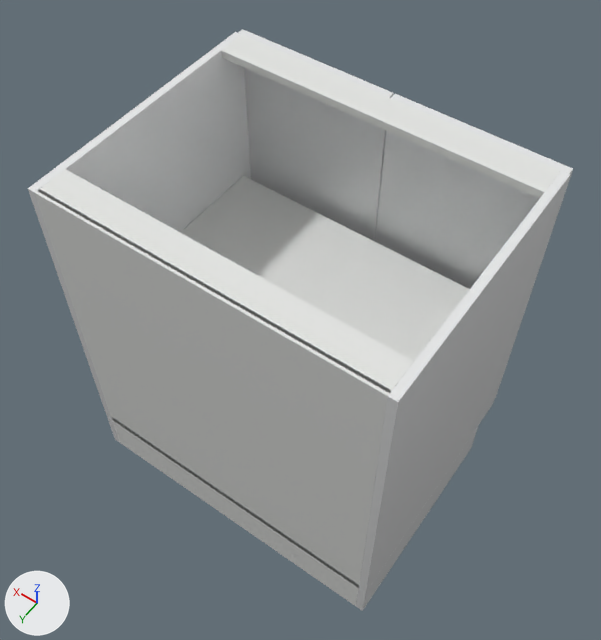
The glTF model storefront/public/cabinet-inventory/models/bvc-2286.glb, before and after one commit.
Camera for both pictures: a 50 mm camera at (-0.26, 0.605, 1.89) aimed at (0.395, -0.312, 0.449). Every picture has the same lights, and +X, +Y and +Z are marked at lower left. The picture after the commit comes second. Where no turn or scale is listed for an object, it has been applied to the vertices.

Objects in the first picture: 'Adjustable shelf', 'Cabinet back', 'Cabinet side', 'Cabinet side.001', 'Door', 'Door.001', 'Recessed side plinth', 'Top support rail', 'Top support rail.001' and 2 more.
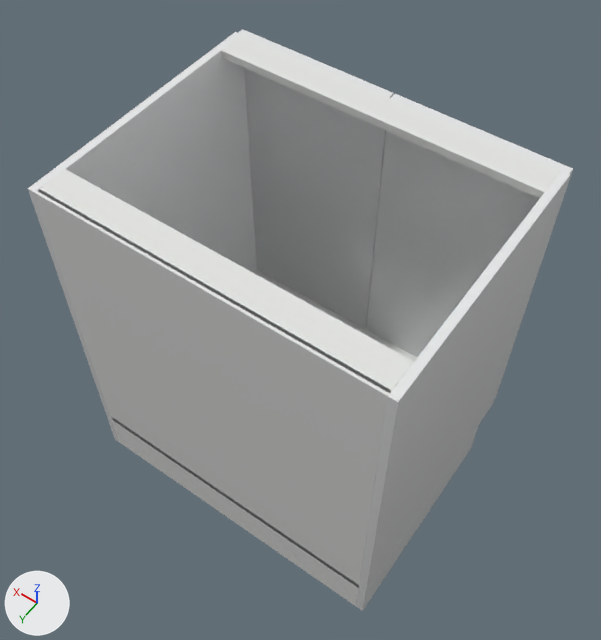
Where the change shows, as pixel boxes (x1, y1, x2, y2) in the pictures (601 x 640 px):
'Adjustable shelf', deleted: before (181, 176, 470, 361)

The change in detail:
Object 'Adjustable shelf' (ob_adjustable_shelf) is deleted.
